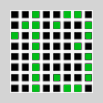
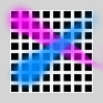
Comparing the layer stacks of the two 103×103 images. Changes:
added layer "Layer 7" above "Layer 6" over bbox(3, 2, 103, 93)
added layer "Layer 6" above "Layer 0 copy 2" over bbox(1, 0, 103, 76)
hid "Layer 0 copy 2" over bbox(10, 10, 93, 93)
